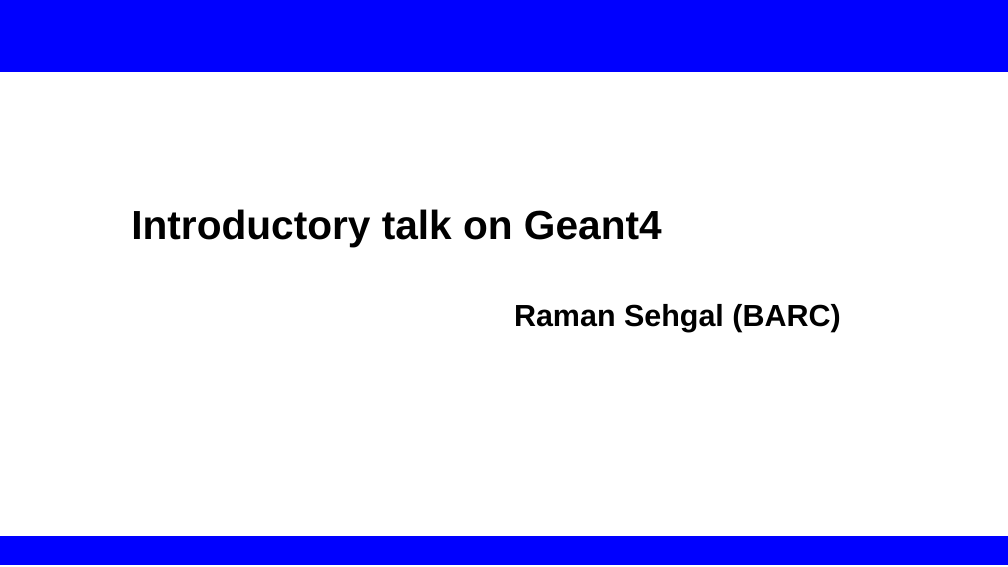
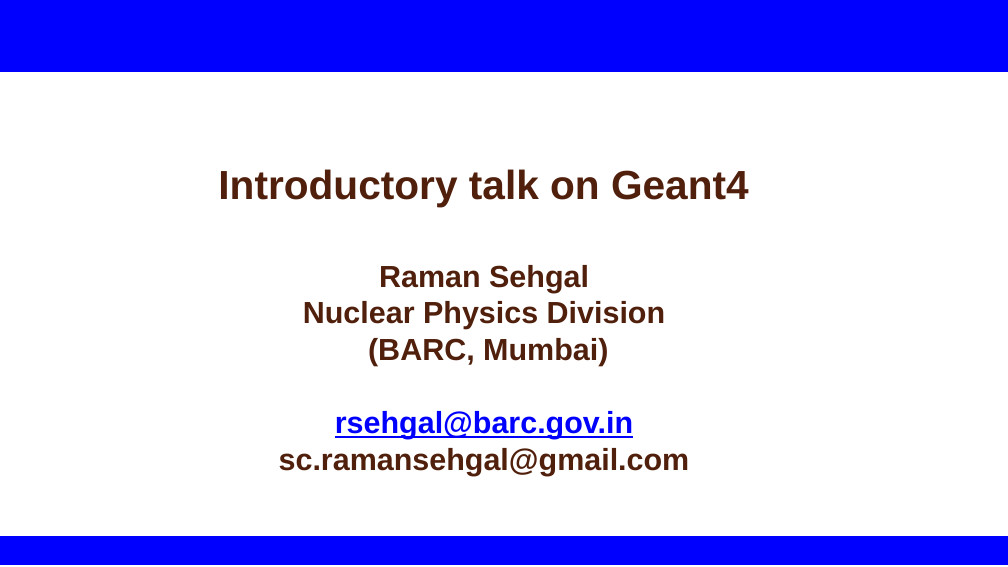
Before and after one commit to rsehgal/G4Simulations, a slide deck: slide 1 of Presentations/IntroductoryTalk_CU.pptx. Drawn at 1008x567 pixels with LibreOffice and Linux fonts; fonts in the diff are those of the drawing. Boxes give left, top, right and bottom in pixels: in the first picture for what was removed or moved away, otherwise in the second. Text is boxed around its words. In the diff, an @@ line names an element or a change of style, - is before the commit and + after.

Commit message:
Added minor modified introductory talk

```diff
--- a/Presentations/IntroductoryTalk_CU.pptx
+++ b/Presentations/IntroductoryTalk_CU.pptx
@@ text "Introductory talk on Geant4": place and size @@
-text "Introductory talk on Geant4" at (131, 209, 840, 332)
+text "Introductory talk on Geant4" at (218, 169, 749, 476)
@@ text at (218, 169, 749, 207): text colour #000000 to #50200C in "Introductory talk on Geant4"; alignment left to centre @@
@@ text at (279, 265, 690, 476): text changed; text colour #000000 to #50200C @@
-Raman Sehgal (BARC)
+Raman Sehgal
+Nuclear Physics Division
+(BARC, Mumbai)
+rsehgal@barc.gov.in
+sc.ramansehgal@gmail.com
```
Also in this commit, not shown: 47 other slides changed, 1 slide added, 1 other file.
